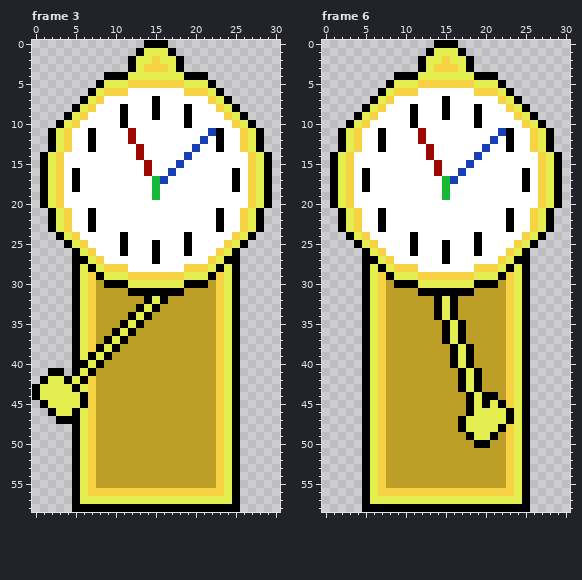
Edited in one commit: pixel-art file (WIP/Clock(1).aseprite). The first picture shows the starting point.
31x59 pixels, 8 frames. Shown: frame 3, frame 6. The commit also changed other frames, which this record leaves out.
Now the later version:
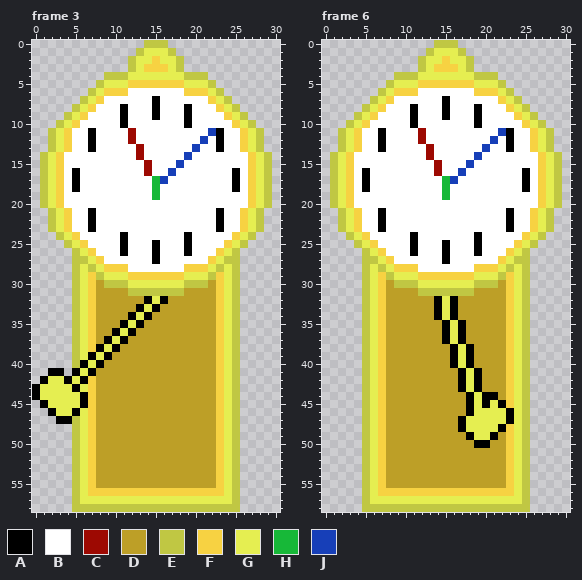
Palette (. is transparent): A #000000  B #ffffff  C #9d0902  D #bd9f27  E #c0c743  F #f7d242  G #e5ee51  H #17b838  J #173fb8
The exact change:
Changed rows in their new state; - is an unchanged pixel.
Frame 3:
first column x 1:
 0 -------------EEE-------------
 1 ------------E---E------------
 2 -----------E-----E-----------
 3 -----------E-----E-----------
 4 --------EEE-------EEE--------
 5 -------E-------------E-------
 6 ------E---------------E------
 7 -----E-----------------E-----
 8 ----E-------------------E----
 9 ---E---------------------E---
10 --E-----------------------E--
11 -E-------------------------E-
12 -E-------------------------E-
13 -E-------------------------E-
14 E---------------------------E
15 E---------------------------E
16 E---------------------------E
17 E---------------------------E
18 E---------------------------E
19 E---------------------------E
20 E---------------------------E
21 -E-------------------------E-
22 -E-------------------------E-
23 -E-------------------------E-
24 --E-----------------------E--
25 ---E---------------------E---
26 ----E-------------------E----
27 ----EE-----------------EE----
28 ----E-E---------------E-E----
29 ----E--E-------------E--E----
30 ----E---EEE-------EEE---E----
31 ----E------EEEEEEE------E----
32 ----E-------------------E----
33 ----E-------------------E----
34 ----E-------------------E----
35 ----E-------------------E----
36 ----E-------------------E----
37 ----E-------------------E----
38 ----E-------------------E----
39 ----E-------------------E----
40 ----E-------------------E----
41 ------------------------E----
42 ------------------------E----
43 ------------------------E----
44 ------------------------E----
45 ------------------------E----
46 ------------------------E----
47 ----E-------------------E----
48 ----E-------------------E----
49 ----E-------------------E----
50 ----E-------------------E----
51 ----E-------------------E----
52 ----E-------------------E----
53 ----E-------------------E----
54 ----E-------------------E----
55 ----E-------------------E----
56 ----E-------------------E----
57 ----E-------------------E----
58 ----EEEEEEEEEEEEEEEEEEEEE----
Frame 6:
first column x 1:
 0 -------------EEE-------------
 1 ------------E---E------------
 2 -----------E-----E-----------
 3 -----------E-----E-----------
 4 --------EEE-------EEE--------
 5 -------E-------------E-------
 6 ------E---------------E------
 7 -----E-----------------E-----
 8 ----E-------------------E----
 9 ---E---------------------E---
10 --E-----------------------E--
11 -E-------------------------E-
12 -E-------------------------E-
13 -E-------------------------E-
14 E---------------------------E
15 E---------------------------E
16 E---------------------------E
17 E---------------------------E
18 E---------------------------E
19 E---------------------------E
20 E---------------------------E
21 -E-------------------------E-
22 -E-------------------------E-
23 -E-------------------------E-
24 --E-----------------------E--
25 ---E---------------------E---
26 ----E-------------------E----
27 ----EE-----------------EE----
28 ----E-E---------------E-E----
29 ----E--E-------------E--E----
30 ----E---EEE-------EEE---E----
31 ----E------EEEEEEE------E----
32 ----E-------------------E----
33 ----E-------------------E----
34 ----E-------------------E----
35 ----E-------------------E----
36 ----E-------------------E----
37 ----E-------------------E----
38 ----E-------------------E----
39 ----E-------------------E----
40 ----E-------------------E----
41 ----E-------------------E----
42 ----E-------------------E----
43 ----E-------------------E----
44 ----E-------------------E----
45 ----E-------------------E----
46 ----E-------------------E----
47 ----E-------------------E----
48 ----E-------------------E----
49 ----E-------------------E----
50 ----E-------------------E----
51 ----E-------------------E----
52 ----E-------------------E----
53 ----E-------------------E----
54 ----E-------------------E----
55 ----E-------------------E----
56 ----E-------------------E----
57 ----E-------------------E----
58 ----EEEEEEEEEEEEEEEEEEEEE----
